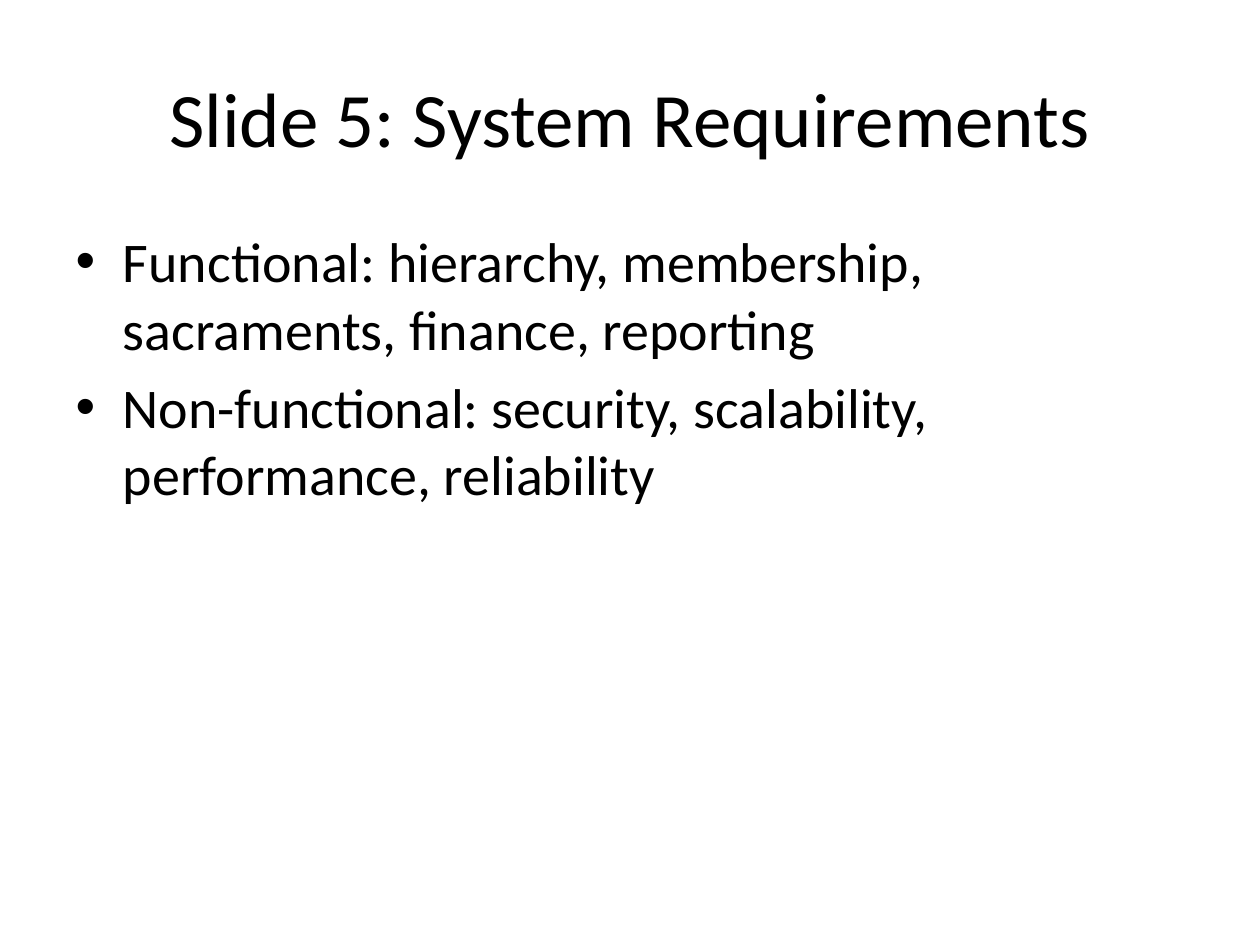
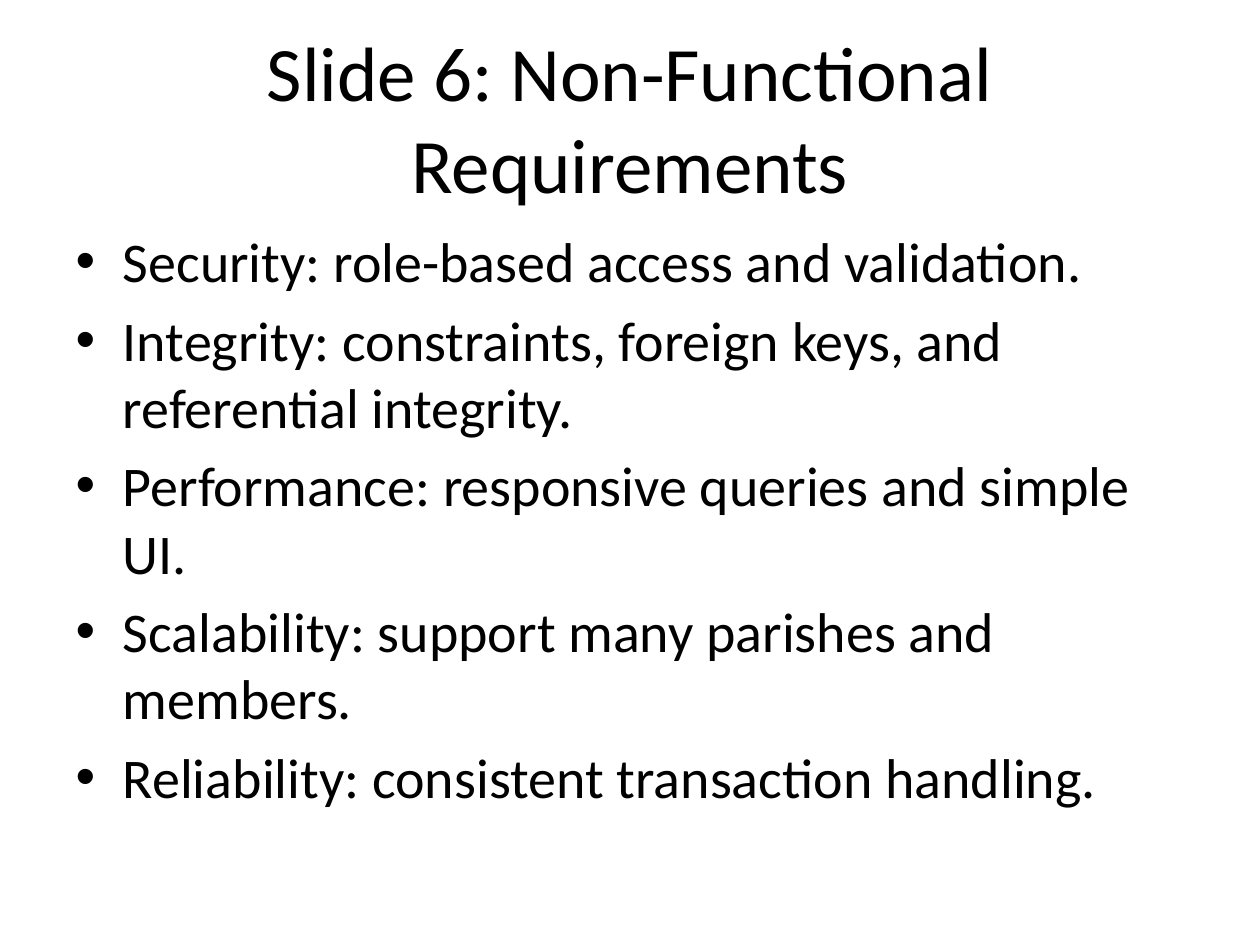
Before and after one commit to Icradle-Innovations-Ltd/cou-mis, a slide deck: slide 6 of Coursework/CoU-MIS_Presentation.pptx (slide 5 before the commit). Drawn at 1260x945 pixels with LibreOffice and Linux fonts; fonts in the diff are those of the drawing. Boxes give left, top, right and bottom in pixels: in the first picture for what was removed or moved away, otherwise in the second. Text is boxed around its words. In the diff, an @@ line names an element or a change of style, - is before the commit and + after.

Commit message:
Add PostgreSQL support and Railway deployment
Enable optional PostgreSQL backing and add deployment assets. server.js now uses pg Pool when DATABASE_URL is configured (falls back to in-memory data), adds DEFAULT_HOUSEHOLD_ID handling, input validation, and implements DB queries for members, sacraments, transactions, and summary endpoints. Added Dockerfile, .dockerignore, .env.example, and a Railway deployment guide; updated README and package.json (added pg). Inserted seed data into sql/schema.sql and included minor presentation/report/outline updates.

```diff
--- a/Coursework/CoU-MIS_Presentation.pptx
+++ b/Coursework/CoU-MIS_Presentation.pptx
@@ title at (x1=267, y1=47, x2=991, y2=206): text changed @@
-Slide 5: System Requirements
+Slide 6: Non-Functional Requirements
@@ text at (x1=123, y1=243, x2=1130, y2=808): text changed @@
-• Functional: hierarchy, membership, sacraments, finance, reporting
-• Non-functional: security, scalability, performance, reliability
+• Security: role-based access and validation.
+• Integrity: constraints, foreign keys, and referential integrity.
+• Performance: responsive queries and simple UI.
+• Scalability: support many parishes and members.
+• Reliability: consistent transaction handling.
```
Also in this commit, not shown: 13 other slides changed, 1 slide added, 1 slide removed, 10 other files.
